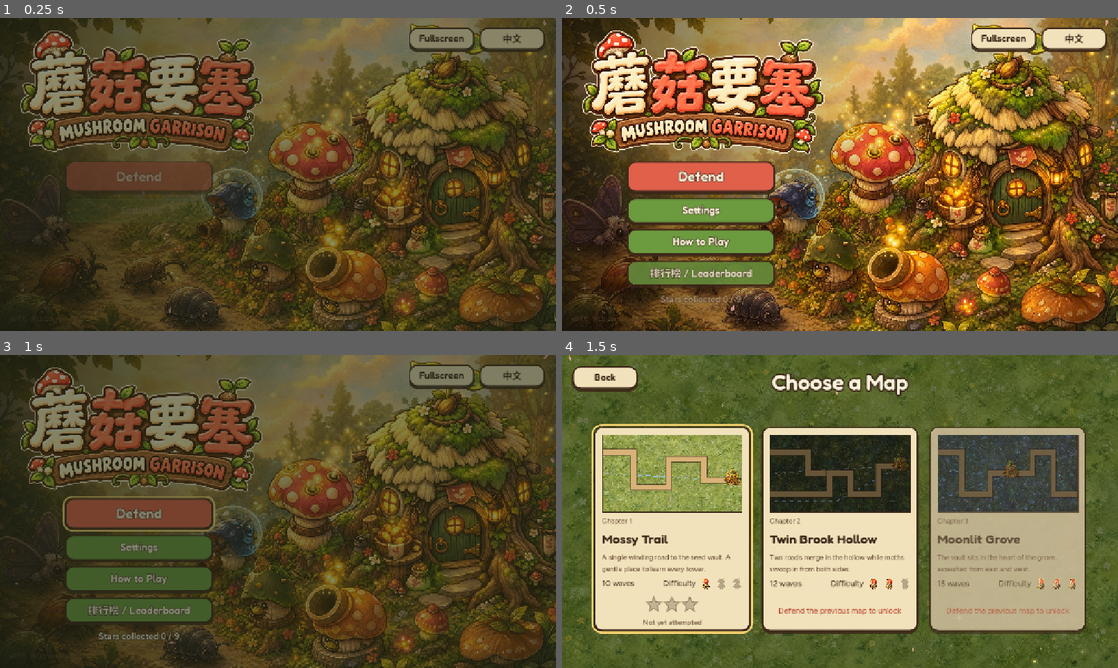
Above: before the commit, frames 1-4 (two rows, left to right).
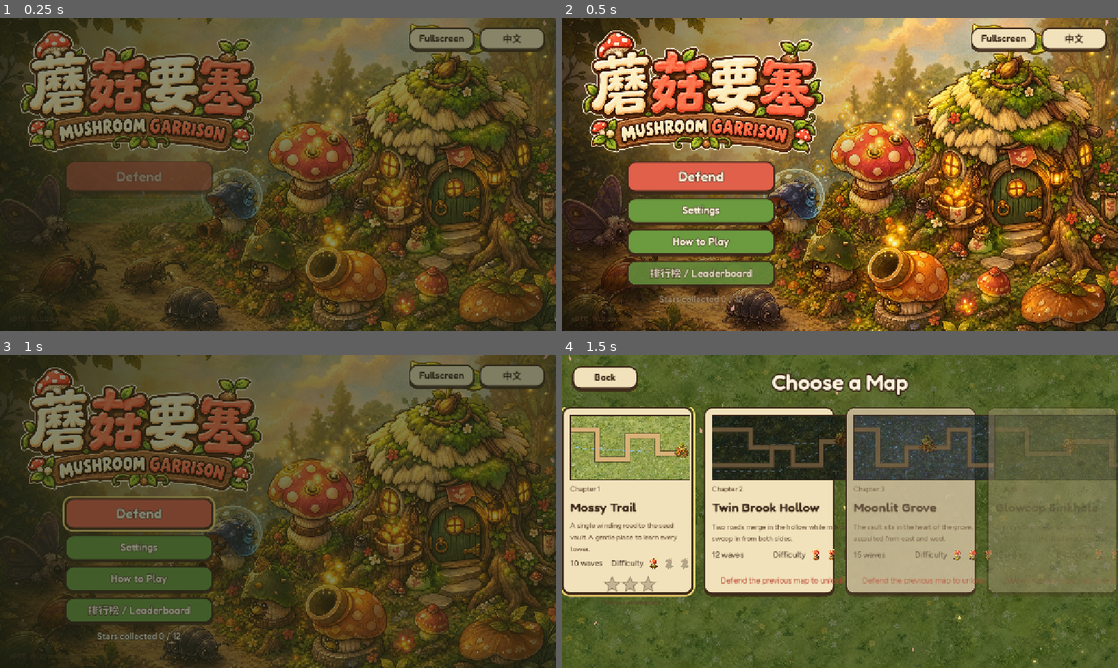
Above: after the commit, the same moments.

Repository: Liangrr/mushroomfort
Game: Godot game, scene res://scenes/main.tscn
The game is run twice, just before and just after one commit, with the same random seed, the same clock (stepped at 60 frames per second) and the same inputs.
Inputs (mouse positions are in pixels of both pictures, inside the frame that each line leads up to):
- Up to frame 1 (0.25 s): no input
- Up to frame 2 (0.5 s): no input
- Up to frame 3 (1 s): tap Enter (ui_accept) at 0.5, 0.77 s; move the mouse to (250, 574) at 0.52 s; hold U (mg_upgrade) from 0.53 s (still down); hold E (mg_next_tower) from 0.53 s (still down); click (250, 574) at 0.67 s
- Up to frame 4 (1.5 s): release U (mg_upgrade) at 1.25 s; release E (mg_next_tower) at 1.25 s; drag from (1006, 558) to (812, 574) at 1.27 s

Frame 1 is identical in both runs. In frame 2, 0.2% of the frame differs, in the area x 17-33%, y 88-92%; in frame 3, 0.2%; in frame 4, 55%, in the area x 0-100%, y 16-90%.

Commit message:
Add fourth tower defense level

Diff:
--- a/data/game/balance.json
+++ b/data/game/balance.json
@@ -1,6 +1,6 @@
 {
   "_doc": "Global gameplay parameters shared by all levels.",
-  "level_order": ["level_1", "level_2", "level_3"],
+  "level_order": ["level_1", "level_2", "level_3", "level_4"],
   "grid": {"cell": 64, "cols": 20, "rows": 11, "origin": [0, 8]},
   "blocked_rows": [0, 10],
   "path_clearance": 46,
--- /dev/null
+++ b/data/game/levels/level_4.json
@@ -0,0 +1,42 @@
+{
+  "id": "level_4",
+  "name": "level.4.name",
+  "desc": "level.4.desc",
+  "ground": "ground_2",
+  "theme": "shade",
+  "difficulty": 3,
+  "start_gold": 480,
+  "lives": 18,
+  "hp_growth": 0.115,
+  "prep_time": 12,
+  "vault": [10, 5],
+  "paths": [
+    [[-1, 2], [4, 2], [4, 6], [10, 6], [10, 5]],
+    [[20, 8], [16, 8], [16, 4], [10, 4], [10, 5]]
+  ],
+  "air_paths": [
+    [[-1, 9], [6, 7], [10, 5]],
+    [[20, 1], [14, 3], [10, 5]]
+  ],
+  "props": [
+    {"type": "pine", "cell": [2, 5]}, {"type": "rock", "cell": [6, 1]},
+    {"type": "pond", "cell": [7, 9]}, {"type": "tree", "cell": [14, 7]},
+    {"type": "shrooms", "cell": [17, 2]}, {"type": "log", "cell": [2, 8]},
+    {"type": "fern", "cell": [8, 3]}, {"type": "flowers", "cell": [12, 8]},
+    {"type": "bush", "cell": [18, 6]}, {"type": "pine", "cell": [11, 1]}
+  ],
+  "waves": [
+    {"groups": [{"enemy": "munchbug", "count": 8, "gap": 1.0, "path": 0}, {"enemy": "munchbug", "count": 8, "gap": 1.0, "path": 1, "delay": 1}]},
+    {"groups": [{"enemy": "dashmite", "count": 10, "gap": 0.55, "path": 0}, {"enemy": "dashmite", "count": 10, "gap": 0.55, "path": 1, "delay": 2}]},
+    {"groups": [{"enemy": "shellback", "count": 5, "gap": 1.8, "path": 1}, {"enemy": "munchbug", "count": 14, "gap": 0.65, "path": 0}]},
+    {"groups": [{"enemy": "duskmoth", "count": 8, "gap": 0.85, "path": 0}, {"enemy": "duskmoth", "count": 8, "gap": 0.85, "path": 1, "delay": 3}]},
+    {"groups": [{"enemy": "gloop", "count": 6, "gap": 1.5, "path": 0}, {"enemy": "gloop", "count": 6, "gap": 1.5, "path": 1, "delay": 1}, {"enemy": "dashmite", "count": 10, "gap": 0.45, "path": 0, "delay": 5}]},
+    {"groups": [{"enemy": "shellback", "count": 8, "gap": 1.1, "path": 0}, {"enemy": "shellback", "count": 8, "gap": 1.1, "path": 1, "delay": 2}]},
+    {"boss": true, "groups": [{"enemy": "thornhorn", "count": 1, "hp": 0.55, "path": 0}, {"enemy": "thornhorn", "count": 1, "hp": 0.55, "path": 1, "delay": 5}, {"enemy": "munchbug", "count": 18, "gap": 0.45, "path": 0, "delay": 2}]},
+    {"groups": [{"enemy": "gloop", "count": 10, "gap": 0.9, "path": 1}, {"enemy": "duskmoth", "count": 14, "gap": 0.55, "path": 0, "delay": 2}, {"enemy": "dashmite", "count": 18, "gap": 0.3, "path": 1, "delay": 7}]},
+    {"groups": [{"enemy": "shellback", "count": 10, "gap": 0.9, "path": 0}, {"enemy": "gloop", "count": 10, "gap": 0.85, "path": 1, "delay": 1}, {"enemy": "duskmoth", "count": 12, "gap": 0.55, "path": 0, "delay": 6}]},
+    {"groups": [{"enemy": "dashmite", "count": 24, "gap": 0.28, "path": 0}, {"enemy": "dashmite", "count": 24, "gap": 0.28, "path": 1, "delay": 2}, {"enemy": "shellback", "count": 12, "gap": 0.8, "path": 1, "delay": 8}]},
+    {"groups": [{"enemy": "gloop", "count": 14, "gap": 0.7, "path": 0}, {"enemy": "gloop", "count": 14, "gap": 0.7, "path": 1, "delay": 1}, {"enemy": "duskmoth", "count": 18, "gap": 0.45, "path": 0, "delay": 5}]},
+    {"boss": true, "groups": [{"enemy": "thornhorn", "count": 1, "hp": 0.9, "path": 0}, {"enemy": "thornhorn", "count": 1, "hp": 0.9, "path": 1, "delay": 6}, {"enemy": "shellback", "count": 14, "gap": 0.8, "path": 0, "delay": 2}, {"enemy": "dashmite", "count": 24, "gap": 0.3, "path": 1, "delay": 10}]}
+  ]
+}
--- a/localization/en.json
+++ b/localization/en.json
@@ -95,6 +95,8 @@
   "level.2.desc": "Two roads merge in the hollow while moths swoop in from both sides.",
   "level.3.name": "Moonlit Grove",
   "level.3.desc": "The vault sits in the heart of the grove, assaulted from east and west.",
+  "level.4.name": "Glowcap Sinkhole",
+  "level.4.desc": "Two winding roads descend into a glowing hollow where the final swarm gathers.",
 
   "build.no_path": "Can't build on the road",
   "build.no_here": "Can't build here",
--- a/localization/zh.json
+++ b/localization/zh.json
@@ -95,6 +95,8 @@
   "level.2.desc": "两条道路在谷中汇合，飞虫从两侧来袭。",
   "level.3.name": "月影菌林",
   "level.3.desc": "仓库位于林中央，害虫从东西两侧夹击。",
+  "level.4.name": "荧光菌窟",
+  "level.4.desc": "两条蜿蜒道路通向发光深穴，最终的害虫大军将在这里汇聚。",
 
   "build.no_path": "不能建在路上",
   "build.no_here": "这里不能建造",
--- a/scripts/screens/map_select.gd
+++ b/scripts/screens/map_select.gd
@@ -1,5 +1,5 @@
 extends Control
-## Map select: three level cards with minimap, difficulty, waves and best record.
+## Map select: level cards with minimap, difficulty, waves and best record.
 
 var _cards: Array = []
 var _back: GameButton
@@ -26,11 +26,17 @@
 	_back.position = Vector2(24, 26)
 	add_child(_back)
 
+	var scroll := ScrollContainer.new()
+	scroll.set_anchors_preset(Control.PRESET_FULL_RECT)
+	scroll.offset_top = 120
+	scroll.offset_bottom = -40
+	scroll.horizontal_scroll_mode = ScrollContainer.SCROLL_MODE_AUTO
+	scroll.vertical_scroll_mode = ScrollContainer.SCROLL_MODE_DISABLED
+	add_child(scroll)
 	var row := UiKit.hbox(26, BoxContainer.ALIGNMENT_CENTER)
-	row.set_anchors_preset(Control.PRESET_FULL_RECT)
-	row.offset_top = 120
-	row.offset_bottom = -40
-	add_child(row)
+	row.custom_minimum_size = Vector2(0, 0)
+	row.size_flags_horizontal = Control.SIZE_EXPAND_FILL
+	scroll.add_child(row)
 	for i in GameData.level_count():
 		var card := _make_card(i)
 		row.add_child(card)
@@ -61,7 +67,7 @@
 	var rec := Save.level_record(str(level.get("id", "")))
 	var card := GameButton.new()
 	card.theme_type_variation = "PaperButton"
-	card.custom_minimum_size = Vector2(360, 470)
+	card.custom_minimum_size = Vector2(300, 430)
 	card.size_flags_vertical = Control.SIZE_SHRINK_CENTER
 	card.pressed.connect(_on_pick.bind(i))
 	card.click_sound = "click" if unlocked else "invalid"
@@ -76,7 +82,7 @@
 	var mini := LevelMinimap.new()
 	mini.level = level
 	mini.locked = not unlocked
-	mini.custom_minimum_size = Vector2(324, 178)
+	mini.custom_minimum_size = Vector2(264, 150)
 	v.add_child(mini)
 	var chapter := UiKit.label(Loc.t("select.chapter", {"n": i + 1}), "SmallLabel", 16)
 	v.add_child(chapter)
@@ -84,7 +90,7 @@
 	v.add_child(name)
 	var desc := UiKit.label(Loc.t(str(level.get("desc", ""))), "SmallLabel", 16)
 	desc.autowrap_mode = TextServer.AUTOWRAP_WORD_SMART
-	desc.custom_minimum_size = Vector2(324, 48)
+	desc.custom_minimum_size = Vector2(264, 58)
 	v.add_child(desc)
 	var info := UiKit.hbox(10)
 	info.add_child(UiKit.label(Loc.t("select.waves", {"n": level.get("waves", []).size()}), "", 18))
--- a/tests/mg_checks.gd
+++ b/tests/mg_checks.gd
@@ -1,7 +1,7 @@
 extends SceneTree
 ## Data contract checks for Mushroom Garrison (no autoloads needed).
 ## Run: tools/run_godot_test.sh tests/mg_checks.gd   -> prints "MG_CHECKS failures=0"
-## Validates towers (2 branches each), enemies, levels (3 maps, 10-15 waves,
+## Validates towers (2 branches each), enemies, levels (4 maps, 10-15 waves,
 ## valid enemy/path references, paths inside the grid) and zh/en string parity.
 
 var failures := 0
@@ -50,7 +50,7 @@
 
 	# Levels.
 	var levels: Array = balance.get("level_order", [])
-	_check(levels.size() == 3, "expected 3 levels")
+	_check(levels.size() == 4, "expected 4 levels")
 	for lid in levels:
 		var l: Dictionary = _json("res://data/game/levels/%s.json" % lid)
 		var waves: Array = l.get("waves", [])
